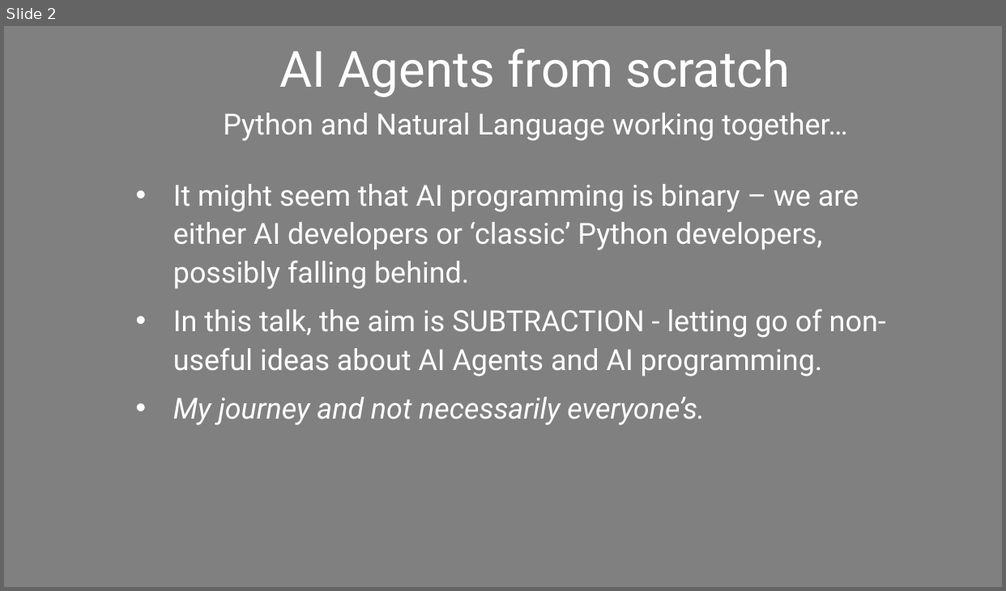
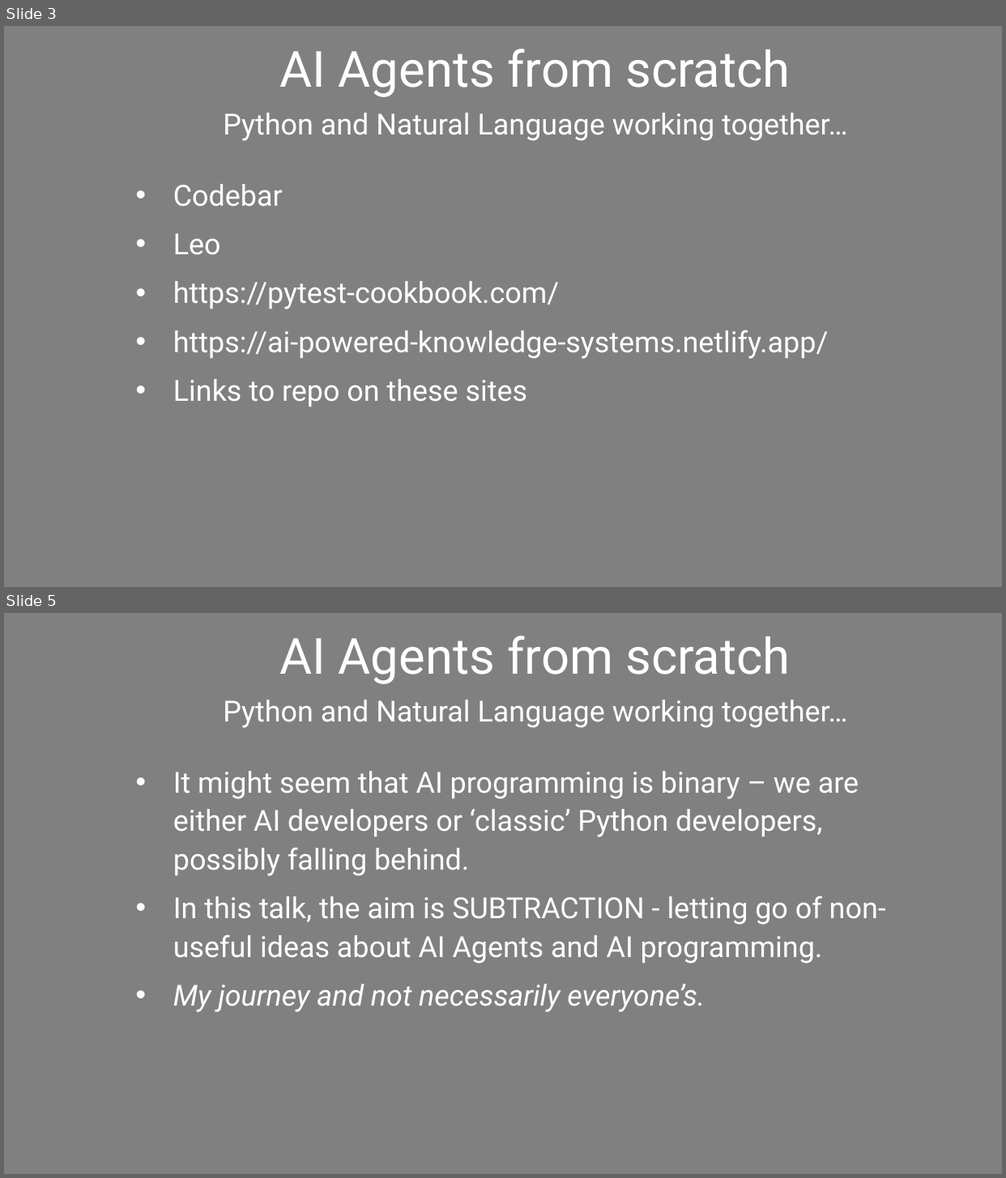
Before and after one commit to Python-Test-Engineer/conf42-ai-agents, a slide deck: ai-agents-conf42.pptx. Shown one above the other, each under a label of ours: slide 2 before the commit, slides 3 and 5 after it; the slides between them are not shown. The pictures are 1006x591 and 1006x1178 pixels, drawn with LibreOffice and Linux fonts; fonts in the diff are those of the drawing. Boxes give left, top, right and bottom in pixels: in the first picture for what was removed or moved away, otherwise in the second. Text is boxed around its words. In the diff, an @@ line names an element or a change of style, - is before the commit and + after.

```diff
--- a/ai-agents-conf42.pptx
+++ b/ai-agents-conf42.pptx
@@ slide 3 added at [4, 26, 1002, 587], background #808080 @@
@@ text added at [280, 49, 790, 97], 48 pt, text #FFFFFF @@
+AI Agents from scratch
@@ text added at [223, 113, 848, 141], 28 pt, text #FFFFFF @@
+Python and Natural Language working together…
@@ subtitle added at [173, 184, 828, 407], 28 pt, text #FFFFFF @@
+• Codebar
+• Leo
+• https://pytest-cookbook.com/
+• https://ai-powered-knowledge-systems.netlify.app/
+• Links to repo on these sites
@@ what was slide 2 is now slide 5 @@
```
Also in this commit, not shown: 1 slide changed, 6 other slides added, 2 other files.
